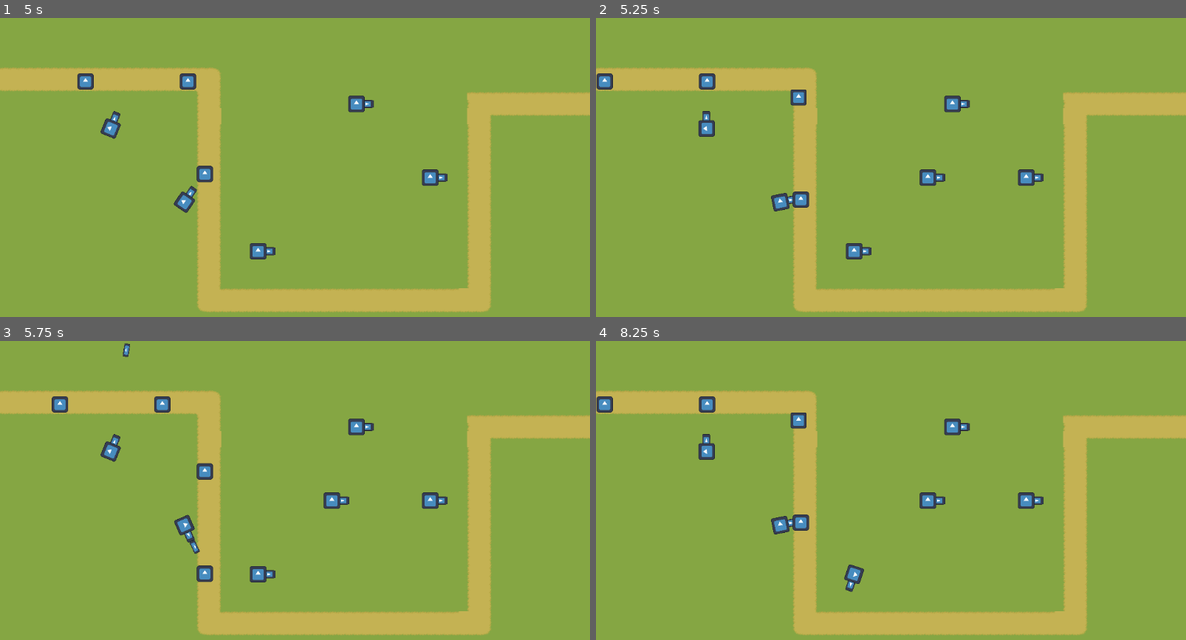
Above: before the commit, frames 1-4 (two rows, left to right).
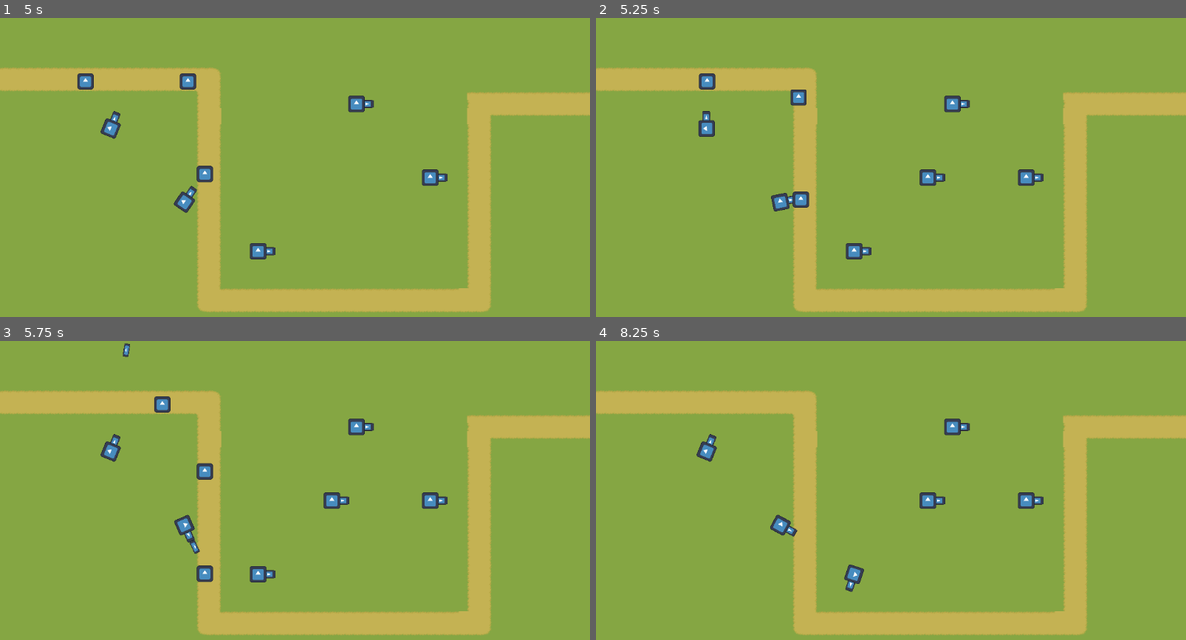
Above: after the commit, the same moments.

Repository: Krish-Dubey/uwa-game-jam
Game: Godot game, scene res://map.tscn
The game is run twice, just before and just after one commit, with the same random seed, the same clock (stepped at 60 frames per second) and the same inputs. The engine's default icon, where the game draws it, is replaced by a stand-in: a white triangle on a blue panel in a dark square.
Inputs (mouse positions are in pixels of both pictures, inside the frame that each line leads up to):
- Up to frame 1 (5 s): tap Enter at 0.5 s; move the mouse to (424, 167) at 0.52 s; click (424, 167) at 0.6 s; move the mouse to (177, 200) at 1.27 s; click (177, 200) at 1.35 s; move the mouse to (354, 110) at 2.02 s; click (354, 110) at 2.1 s; move the mouse to (265, 251) at 2.77 s; click (265, 251) at 2.85 s; move the mouse to (472, 233) at 3.52 s; click (472, 233) at 3.6 s; move the mouse to (118, 134) at 4.27 s; click (118, 134) at 4.35 s
- Up to frame 2 (5.25 s): move the mouse to (920, 182) at 5.02 s; click (920, 182) at 5.1 s
- Up to frame 3 (5.75 s): no input
- Up to frame 4 (8.25 s): move the mouse to (802, 424) at 5.77 s; click (802, 424) at 5.85 s; move the mouse to (1020, 490) at 6.52 s; click (1020, 490) at 6.6 s; move the mouse to (773, 523) at 7.27 s; click (773, 523) at 7.35 s; move the mouse to (950, 433) at 8.02 s; click (950, 433) at 8.1 s

Frame 1 is identical in both runs. In frame 2, 0.2% of the frame differs, in the area x 0-3%, y 18-24%; in frame 3, 0.1%; in frame 4, 0.9%, in the area x 0-37%, y 18-66%.

Commit message:
Wave function basic implementation and reworked asset loading for enemies for scalability

Diff:
--- a/enemy_info.gd
+++ b/enemy_info.gd
@@ -4,15 +4,27 @@
 var EnemiesList = [
 	{
 		"enemyName": "Walker",
-		"resourcePath": "res://scenes/enemies/walkertest.tscn"
+		"resourcePath": "res://scenes/enemies/walkertest.tscn",
+		"cost" : 1,
+		"rarity" : "common"
 	}
 ]
 
-func getAllEnemyInfo():
-	var LoadedEnemies = []
+var LoadedEnemies = []
+
+var EnemiesCategoryIndex = {
+	"common" = []
+}
+
+func loadAllEnemies():
 	for enemy in EnemiesList:
-		LoadedEnemies.append({
-			"LoadedRes" : load(enemy["resourcePath"]),
-			"EnemyName" : enemy["enemyName"]
-		})
-	return LoadedEnemies
+		enemy["loadIndex"] = LoadedEnemies.size()
+		LoadedEnemies.append(load(enemy["resourcePath"]))
+		EnemiesCategoryIndex[enemy["rarity"]].append(enemy["loadIndex"])
+	return EnemiesList
+
+func getEnemiesPackedNode(index):
+	return LoadedEnemies[index]
+
+func getCategory(category):
+	return EnemiesCategoryIndex[category]
--- a/map.tscn
+++ b/map.tscn
@@ -774,7 +774,6 @@
 
 [node name="SpawnTimer" type="Timer" parent="Spawn"]
 process_callback = 0
-autostart = true
 
 [node name="EnemyInfo" type="Node" parent="Spawn"]
 script = ExtResource("6_71pa8")
--- /dev/null
+++ b/scenes/enemies/fastwalker.tscn
@@ -0,0 +1,43 @@
+[gd_scene load_steps=6 format=3 uid="uid://gef4y0sbprwv"]
+
+[ext_resource type="Script" uid="uid://cs16ybkcd38bb" path="res://scripts/walkertest.gd" id="1_80eva"]
+[ext_resource type="Texture2D" uid="uid://conhbe48wu8lx" path="res://icon.svg" id="2_7xnej"]
+[ext_resource type="Script" uid="uid://bhcycc38peq4c" path="res://scripts/health_component.gd" id="3_hnbjv"]
+
+[sub_resource type="RectangleShape2D" id="RectangleShape2D_4reu3"]
+size = Vector2(15, 15)
+
+[sub_resource type="RectangleShape2D" id="RectangleShape2D_q4brm"]
+size = Vector2(24.6154, 24.6154)
+
+[node name="Walkertest" type="CharacterBody2D" groups=["enemy"]]
+z_index = 1
+scale = Vector2(0.8, 0.8)
+script = ExtResource("1_80eva")
+movement_speed = 200.0
+
+[node name="Sprite2D" type="Sprite2D" parent="."]
+scale = Vector2(0.1875, 0.1875)
+texture = ExtResource("2_7xnej")
+
+[node name="NavigationAgent2D" type="NavigationAgent2D" parent="."]
+path_postprocessing = 2
+path_metadata_flags = 5
+time_horizon_agents = 3.0
+debug_path_custom_color = Color(0, 1, 1, 1)
+
+[node name="HealthComponent" type="Node" parent="." node_paths=PackedStringArray("agent")]
+script = ExtResource("3_hnbjv")
+agent = NodePath("..")
+
+[node name="Collision Box" type="CollisionShape2D" parent="."]
+shape = SubResource("RectangleShape2D_4reu3")
+
+[node name="Area2D" type="Area2D" parent="."]
+collision_layer = 2
+collision_mask = 0
+
+[node name="Hit Box" type="CollisionShape2D" parent="Area2D"]
+position = Vector2(2.75098e-07, -2.75098e-07)
+shape = SubResource("RectangleShape2D_q4brm")
+debug_color = Color(0.968513, 0, 0.46738, 0.42)
--- a/spawn.gd
+++ b/spawn.gd
@@ -2,14 +2,37 @@
 
 @export var target : Node2D
 @onready var EnemyInfo = $EnemyInfo
+@onready var SpawnTimer = $SpawnTimer
+var currentWave = 0
+var currentBasePoints = 3
+var enemy_list = []
+var common_enemy_list = []
+var enemy_wave = []
 
 func _on_spawn_timer_timeout() -> void:
-	spawn_enemy()
+	if enemy_wave != []:
+		spawn_enemy(enemy_wave[-1])
+		enemy_wave.remove_at(enemy_wave.size()-1)
+	else:
+		SpawnTimer.stop()
 
-func spawn_enemy() -> void:
-	var enemy = EnemyInfo.getAllEnemyInfo()[0]["LoadedRes"].instantiate()
+func spawn_enemy(enemy_packed_scene) -> void:
+	var spawned_enemy = enemy_packed_scene.instantiate()
+	add_child(spawned_enemy)
 
-	add_child(enemy)
+	spawned_enemy.global_transform.origin = global_position
+	spawned_enemy.navigation_target = target.global_transform.origin
 
-	enemy.global_transform.origin = global_position
-	enemy.navigation_target = target.global_transform.origin
+func create_wave():
+	currentWave += 1
+	var currentPoint = currentBasePoints + currentWave
+
+	var common_list = EnemyInfo.getCategory("common")
+	while currentPoint > 0:
+		enemy_wave.append(EnemyInfo.LoadedEnemies[common_list[0]])
+		currentPoint -= 1
+
+func _ready() -> void:
+	enemy_list = EnemyInfo.loadAllEnemies()
+	create_wave()
+	SpawnTimer.start()
